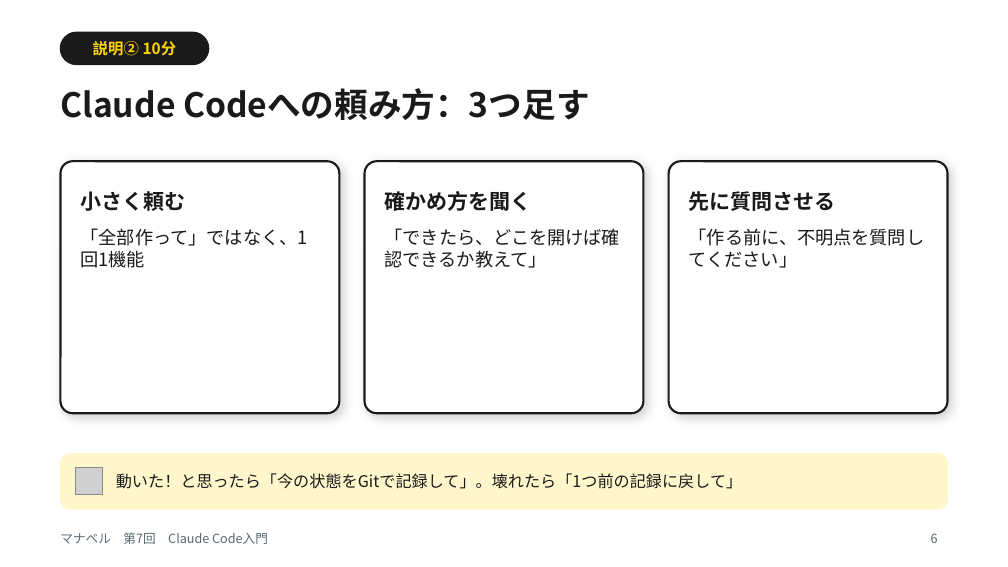
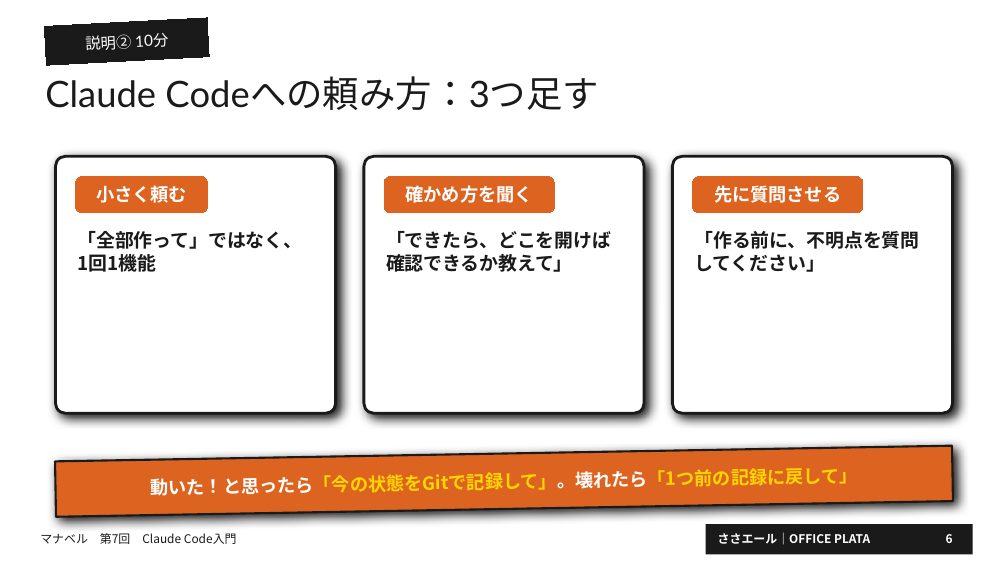
Before and after one commit to OfficePlata/33yell, a slide deck: slide 6 of manaberu/slides/manaberu-07-claude-code-intro.pptx. Drawn at 1008x567 pixels with LibreOffice and Linux fonts; fonts in the diff are those of the drawing; grey boxes stand for pictures; background and template pictures are left out. Boxes give left, top, right and bottom in pixels: in the first picture for what was removed or moved away, otherwise in the second. Text is boxed around its words. In the diff, an @@ line names an element or a change of style, - is before the commit and + after.

```diff
--- a/manaberu/slides/manaberu-07-claude-code-intro.pptx
+++ b/manaberu/slides/manaberu-07-claude-code-intro.pptx
@@ rectangle "説明② 10分" at (44,18,210,66): font Noto Sans CJK JP to Lato, text colour #FFD600 to #FFFFFF, bold off; fill none to #1A1A1A; outline none to #1A1A1A 0.75 pt; rotation 0 to 357 degrees @@
@@ text "Claude Codeへの頼み方：3つ足す": place and size @@
-text "Claude Codeへの頼み方：3つ足す" at (60,88,589,120)
+text "Claude Codeへの頼み方：3つ足す" at (45,76,599,110)
@@ text "Claude Codeへの頼み方：3つ足す" at (45,76,599,110): size 24 to 26 pt, font Noto Sans CJK JP to Lato, bold off @@
@@ rounded rectangle removed at (60,32,209,65) @@
@@ outline #1A1A1A 1.5 pt to #1A1A1A 2 pt; shadow changed; proportions changed in 3 elements at (364,156,644,413), (672,156,953,413), (55,156,336,413) @@
@@ rounded rectangle: place and size @@
-rounded rectangle at (60,161,340,413)
+rounded rectangle at (55,156,336,413)
@@ size 15 to 13 pt, text colour #1A1A1A to #FFFFFF; alignment left to centre; fill none to #DD6420; outline none to #DD6420 0.75 pt in 3 elements at (692,176,863,213), (384,176,554,213), (76,176,208,213) @@
@@ rounded rectangle "小さく頼む": place and size @@
-rounded rectangle "小さく頼む" at (81,191,186,211)
+rounded rectangle "小さく頼む" at (76,176,208,213)
@@ rounded rectangle: place and size @@
-rounded rectangle at (365,161,644,413)
+rounded rectangle at (364,156,644,413)
@@ rounded rectangle "確かめ方を聞く": place and size @@
-rounded rectangle "確かめ方を聞く" at (385,191,532,211)
+rounded rectangle "確かめ方を聞く" at (384,176,554,213)
@@ rounded rectangle: place and size @@
-rounded rectangle at (668,161,948,413)
+rounded rectangle at (672,156,953,413)
@@ rounded rectangle "先に質問させる": place and size @@
-rounded rectangle "先に質問させる" at (689,191,836,211)
+rounded rectangle "先に質問させる" at (692,176,863,213)
@@ size 13 to 13.5 pt, bold on in 3 elements at (386,231,611,272), (694,231,919,272), (78,231,303,272) @@
@@ rectangle "動いた！と思ったら「今の状態をGitで記録して」。壊れたら「1つ前の記録に戻して」" at (55,446,953,517): size 11.5 to 13 pt, bold on; text colour #1A1A1A to #FFFFFF, text colour #1A1A1A to #FFD600 in "動いた！と思ったら「今の状態をGitで記録して」。壊れたら「1つ前の記録に戻して」"; alignment left to centre; fill none to #DD6420; outline none to #1A1A1A 1.5 pt; shadow on; rotation 0 to 359 degrees @@
@@ rounded rectangle removed at (60,454,948,509) @@
@@ picture removed at (76,468,103,495) @@
@@ text "マナベル 第7回 Claude Code入門": place and size @@
-text "マナベル 第7回 Claude Code入門" at (60,532,268,544)
+text "マナベル 第7回 Claude Code入門" at (40,533,237,544)
@@ text "マナベル 第7回 Claude Code入門" at (40,533,237,544): size 9 to 8.5 pt, text colour #5A6872 to #1A1A1A @@
@@ rectangle added at (706,524,973,554), fill #1A1A1A @@
@@ text added at (718,532,870,545), 8.5 pt, text #FFFFFF, bold @@
+ささエール｜OFFICE PLATA
@@ page number: place and size @@
-page number at (931,533,938,543)
+page number at (946,534,953,543)
@@ page number at (946,534,953,543): size 9 to 8.5 pt, text colour #5A6872 to #FFFFFF, bold on; vertical alignment top to middle @@
```
Also in this commit, not shown: 9 other slides changed, 16 other files.
